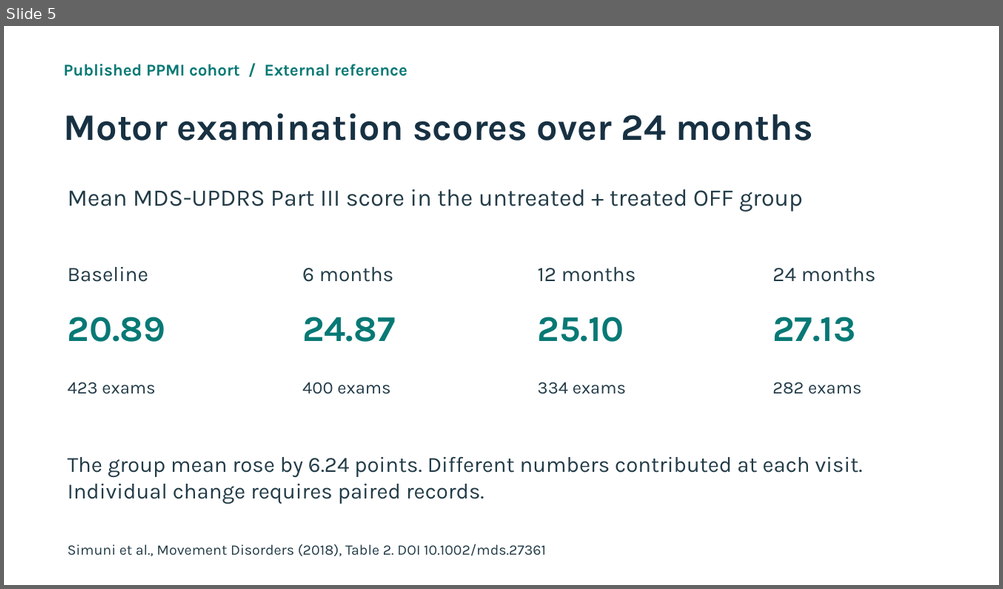
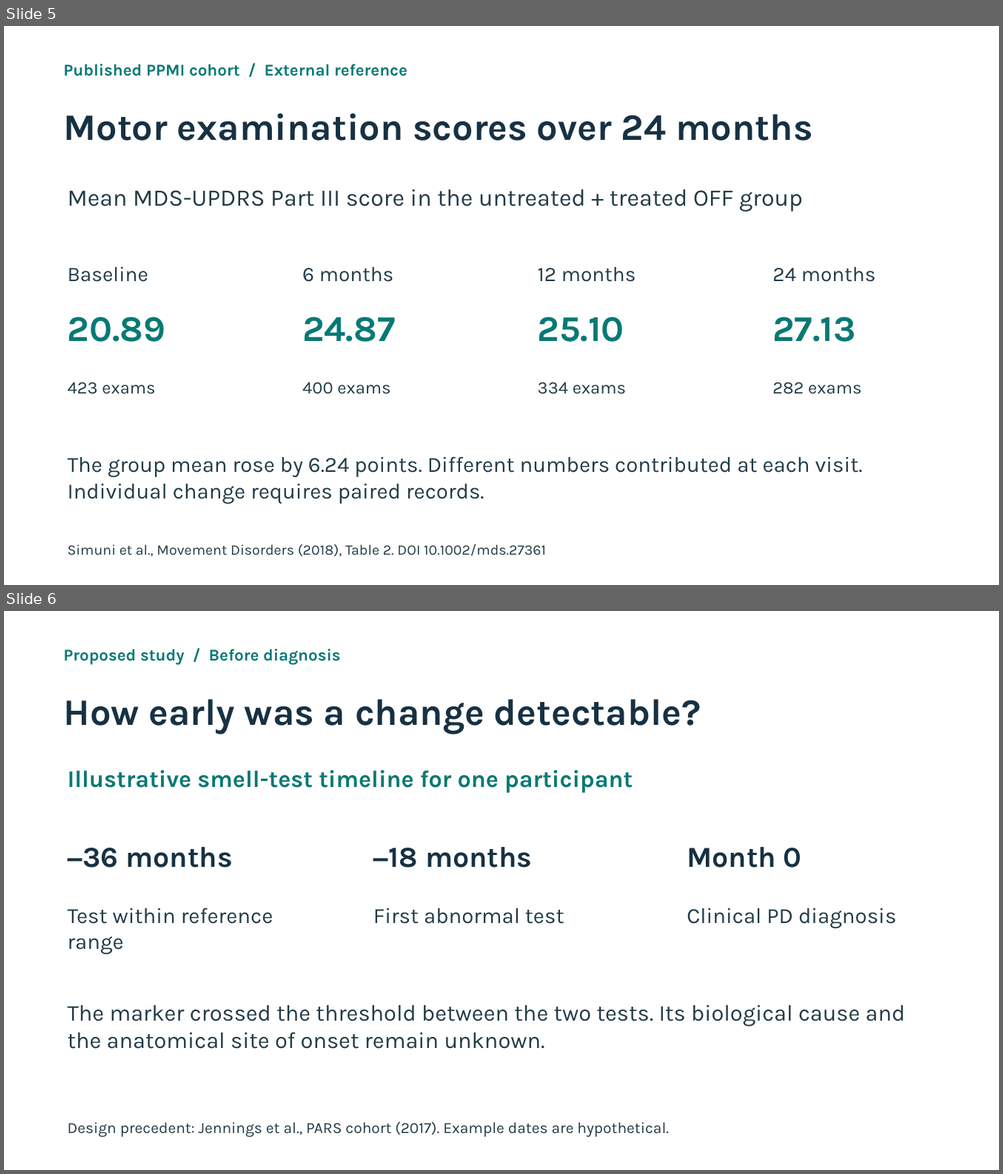
Before and after one commit to Kays3/geneformer-vs-brainiac, a slide deck: parkinsons-mri-pilot/Parkinsons-MRI-pilot.pptx. Shown one above the other, each under a label of ours: slide 5 before the commit, slides 5 and 6 after it. The pictures are 1003x589 and 1003x1174 pixels, drawn with LibreOffice and Linux fonts; fonts in the diff are those of the drawing. Boxes give left, top, right and bottom in pixels: in the first picture for what was removed or moved away, otherwise in the second. Text is boxed around its words. In the diff, an @@ line names an element or a change of style, - is before the commit and + after.

Commit message:
Outline a prediagnostic Parkinson’s timeline with interval-based marker changes

```diff
--- a/parkinsons-mri-pilot/Parkinsons-MRI-pilot.pptx
+++ b/parkinsons-mri-pilot/Parkinsons-MRI-pilot.pptx
@@ slide 6 added at [4, 611, 999, 1170], background #FFFFFF @@
@@ text added at [63, 649, 341, 665], 16 pt, text #087975, bold @@
+Proposed study / Before diagnosis
@@ text added at [63, 699, 700, 734], 36 pt, text #173143, bold @@
+How early was a change detectable?
@@ text added at [68, 770, 632, 793], 23 pt, text #087975, bold @@
+Illustrative smell-test timeline for one participant
@@ text added at [68, 847, 233, 868], 28 pt, text #173143, bold @@
+−36 months
@@ text added at [373, 847, 532, 868], 28 pt, text #173143, bold @@
+−18 months
@@ text added at [686, 847, 802, 868], 28 pt, text #173143, bold @@
+Month 0
@@ text added at [68, 908, 273, 954], 21 pt, text #223B47 @@
+Test within reference range
@@ text added at [373, 908, 564, 924], 21 pt, text #223B47 @@
+First abnormal test
@@ text added at [686, 908, 896, 928], 21 pt, text #223B47 @@
+Clinical PD diagnosis
@@ text added at [68, 1005, 905, 1049], 22 pt, text #223B47 @@
+The marker crossed the threshold between the two tests. Its biological cause and the anatomical site of onset remain unknown.
@@ text added at [68, 1122, 669, 1137], 15 pt, text #223B47 @@
+Design precedent: Jennings et al., PARS cohort (2017). Example dates are hypothetical.
```
Also in this commit, not shown: 3 other files.
